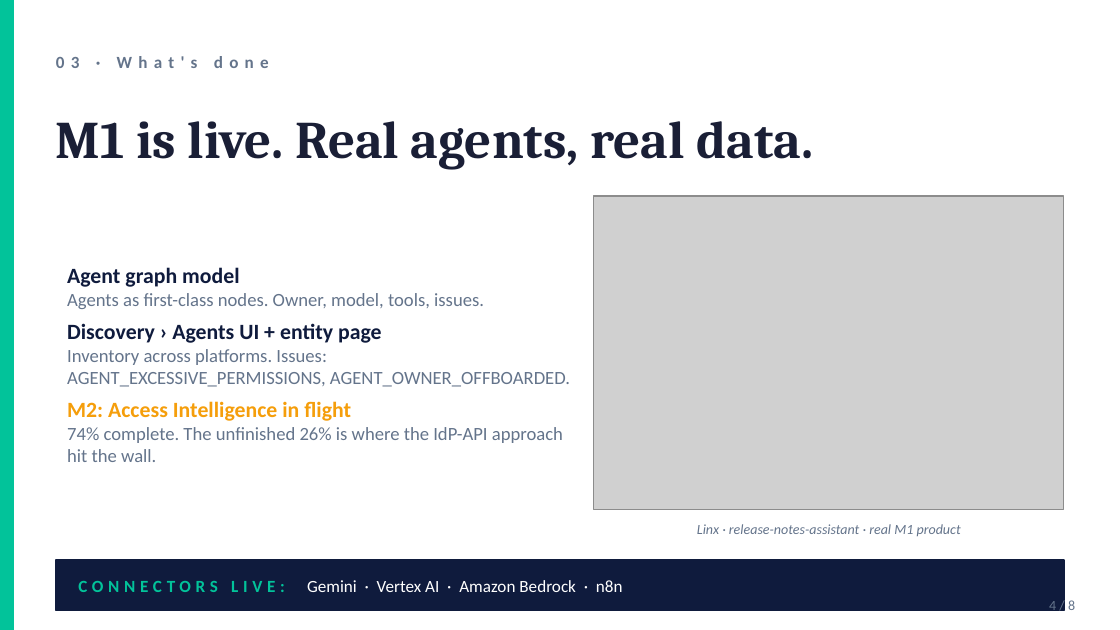
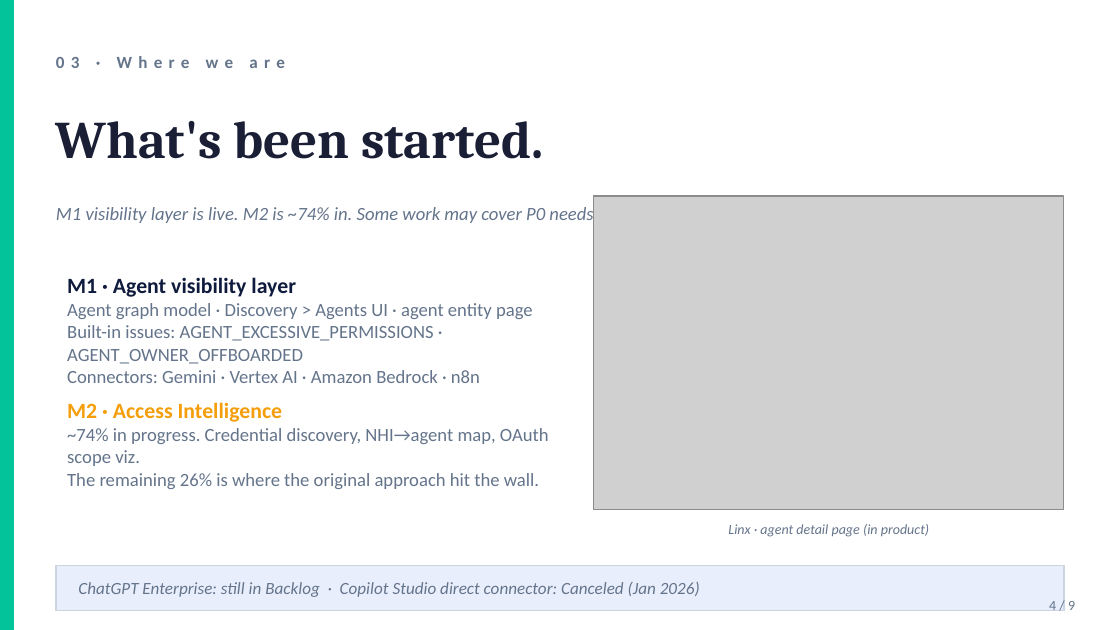
Before and after one commit to Lorch19/ol-linx-agent, a slide deck: slide 4 of artifacts/eng-prekickoff-2026-04-27.pptx. Drawn at 1120x630 pixels with LibreOffice and Linux fonts; fonts in the diff are those of the drawing; grey boxes stand for pictures. Boxes give left, top, right and bottom in pixels: in the first picture for what was removed or moved away, otherwise in the second. Text is boxed around its words. In the diff, an @@ line names an element or a change of style, - is before the commit and + after.

```diff
--- a/artifacts/eng-prekickoff-2026-04-27.pptx
+++ b/artifacts/eng-prekickoff-2026-04-27.pptx
@@ text at bbox=[56, 56, 284, 68]: text changed @@
-03 · What's done
+03 · Where we are
@@ text at bbox=[56, 121, 543, 159]: text changed @@
-M1 is live. Real agents, real data.
+What's been started.
@@ text added at bbox=[56, 207, 593, 223], 12 pt, text #64748B, italic @@
+M1 visibility layer is live. M2 is ~74% in. Some work may cover P0 needs — Omri will verify with Mor.
@@ text at bbox=[67, 277, 549, 489]: text changed @@
-Agent graph model
-Agents as first-class nodes. Owner, model, tools, issues.
-Discovery › Agents UI + entity page
-Inventory across platforms. Issues: AGENT_EXCESSIVE_PERMISSIONS, AGENT_OWNER_OFFBOARDED.
-M2: Access Intelligence in flight
-74% complete. The unfinished 26% is where the IdP-API approach hit the wall.
+M1 · Agent visibility layer
+Agent graph model · Discovery > Agents UI · agent entity page
+Built-in issues: AGENT_EXCESSIVE_PERMISSIONS · AGENT_OWNER_OFFBOARDED
+Connectors: Gemini · Vertex AI · Amazon Bedrock · n8n
+M2 · Access Intelligence
+~74% in progress. Credential discovery, NHI→agent map, OAuth scope viz.
+The remaining 26% is where the original approach hit the wall.
@@ text at bbox=[728, 524, 929, 537]: text changed @@
-Linx · release-notes-assistant · real M1 product
+Linx · agent detail page (in product)
@@ rectangle: place and size @@
-rectangle at bbox=[56, 560, 1064, 610]
+rectangle at bbox=[56, 566, 1064, 610]
@@ rectangle at bbox=[56, 566, 1064, 610]: fill #0F1B3D to #E8EEFC; outline #0F1B3D 1 pt to #CBD5E1 1 pt @@
@@ text removed at bbox=[78, 580, 623, 592] @@
-CONNECTORS LIVE: Gemini · Vertex AI · Amazon Bedrock · n8n
@@ text added at bbox=[78, 582, 700, 597], 11 pt, text #64748B, italic @@
+ChatGPT Enterprise: still in Backlog · Copilot Studio direct connector: Canceled (Jan 2026)
@@ text at bbox=[1049, 601, 1075, 610]: text changed @@
-4 / 8
+4 / 9
```
Also in this commit, not shown: 5 other slides changed, 2 slides added, 1 slide removed, 1 other file.
